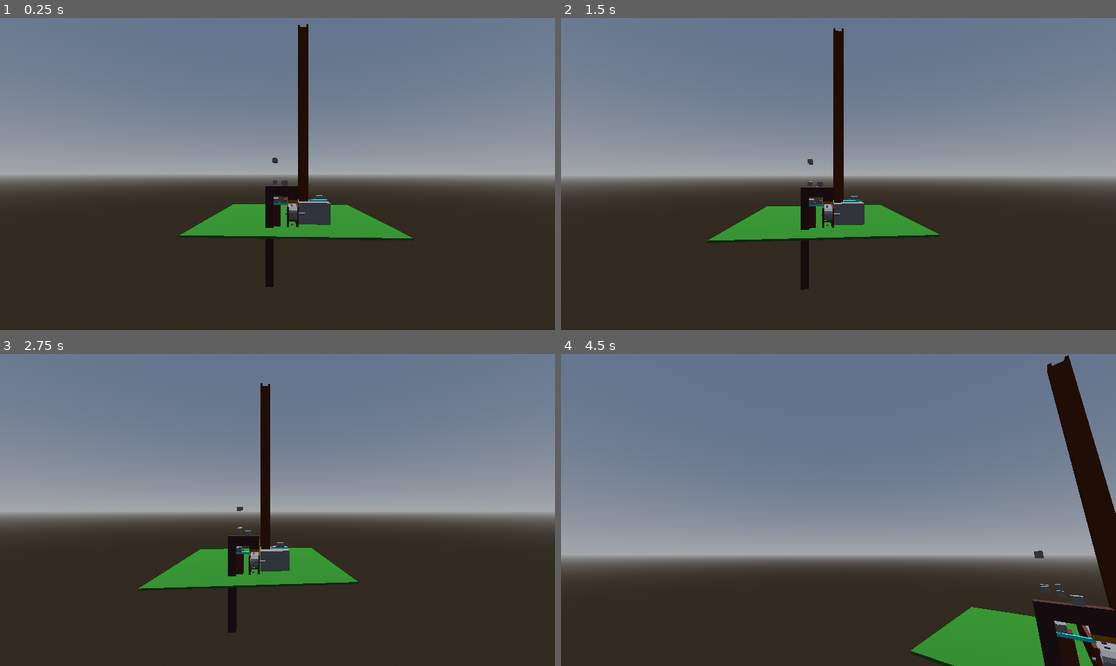
Above: before the commit, frames 1-4 (two rows, left to right).
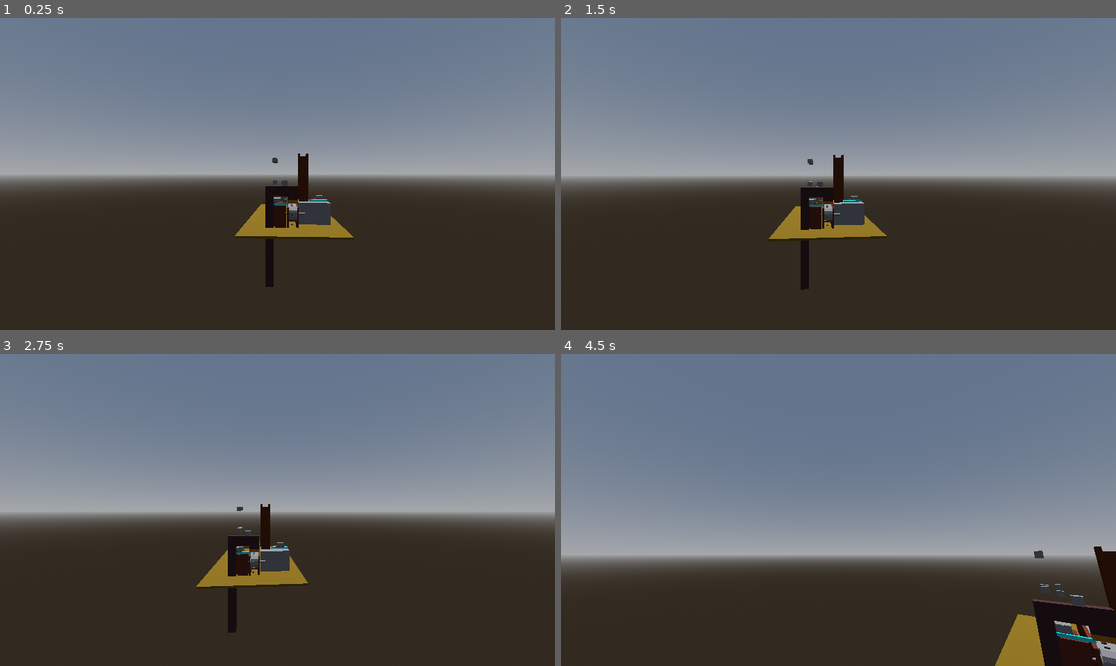
Above: after the commit, the same moments.

Repository: Garcia-IGC/maquina-de-turing
Game: Godot game, scene res://src/escenas/mapa.tscn
Two runs of this game, one before a commit and one after it. Both use one fixed random seed, a clock stepped at 60 frames per second and the inputs below.
Inputs (mouse positions are in pixels of both pictures, inside the frame that each line leads up to):
- Up to frame 1 (0.25 s): no input
- Up to frame 2 (1.5 s): tap Enter at 0.5 s; move the mouse to (866, 174) at 0.52 s; hold W 0.53-1.28 s; tap Alt at 0.6 s; click (866, 174) at 0.67 s; move the mouse to (727, 189) at 1.27 s; hold S from 1.28 s (still down); tap Shift at 1.35 s
- Up to frame 3 (2.75 s): tap Space at 2 s; move the mouse to (333, 441) at 2.02 s; release S at 2.03 s; hold D from 2.03 s (still down); hold E from 2.03 s (still down)
- Up to frame 4 (4.5 s): move the mouse to (810, 572) at 2.77 s; release D at 2.78 s; release E at 2.78 s; hold W 2.78-3.53 s; tap Q at 2.85 s; click (810, 572) at 2.92 s; move the mouse to (1005, 556) at 3.52 s; hold A 3.53-4.28 s; tap Alt at 3.6 s; move the mouse to (794, 506) at 4.27 s; hold W from 4.28 s (still down); tap Shift at 4.35 s

The runs differ from the first frame. In frame 1, 3.6% of the frame differs, in the area x 32-75%, y 2-72%; in frame 2, 3.6%; in frame 3, 3.7%; in frame 4, 6.6%, in the area x 62-100%, y 0-100%.

Commit message:
cambios minimos

Diff:
--- a/src/escenas/cajas_de_piezas.tscn
+++ b/src/escenas/cajas_de_piezas.tscn
@@ -13,7 +13,7 @@
 
 [sub_resource type="BoxMesh" id="BoxMesh_o67g8"]
 material = SubResource("StandardMaterial3D_mvoyr")
-size = Vector3(0.1, 5.4, 0.5)
+size = Vector3(0.1, 1.4, 0.5)
 
 [sub_resource type="StandardMaterial3D" id="StandardMaterial3D_t1gxc"]
 albedo_color = Color(0.40392157, 0.1764706, 0, 1)
@@ -56,61 +56,69 @@
 shape = SubResource("ConvexPolygonShape3D_20d3g")
 
 [node name="MeshInstance3D2" type="MeshInstance3D" parent="CajaRojas"]
-transform = Transform3D(1, 0, 0, 0, 1.7319958, 0, 0, 0, 1, -0.21252418, 4.742, -0.0313026)
+transform = Transform3D(1, 0, 0, 0, 1.7319958, 0, 0, 0, 1, -0.21252418, 1.2790226, -0.0313026)
 mesh = SubResource("BoxMesh_o67g8")
 skeleton = NodePath("")
 surface_material_override/0 = SubResource("StandardMaterial3D_t1gxc")
 
 [node name="StaticBody3D" type="StaticBody3D" parent="CajaRojas/MeshInstance3D2"]
+transform = Transform3D(1, 0, 0, 0, 1, 0, 0, 0, 1, 0, 2.0062575, 0)
 collision_layer = 3
 collision_mask = 3
 
 [node name="StaticBody3D2" type="StaticBody3D" parent="CajaRojas/MeshInstance3D2"]
+transform = Transform3D(1, 0, 0, 0, 1, 0, 0, 0, 1, 0, 2.0062575, 0)
 
 [node name="CollisionShape3D" type="CollisionShape3D" parent="CajaRojas/MeshInstance3D2/StaticBody3D2"]
 shape = SubResource("ConvexPolygonShape3D_y3wf7")
 
 [node name="MeshInstance3D6" type="MeshInstance3D" parent="CajaRojas"]
-transform = Transform3D(1, 0, 0, 0, 1.7319958, 0, 0, 0, 1, 0.2224428, 4.742, -0.017886817)
+transform = Transform3D(1, 0, 0, 0, 1.7319958, 0, 0, 0, 1, 0.2224428, 1.2790226, -0.017886817)
 mesh = SubResource("BoxMesh_o67g8")
 skeleton = NodePath("")
 surface_material_override/0 = SubResource("StandardMaterial3D_sri6a")
 
 [node name="StaticBody3D" type="StaticBody3D" parent="CajaRojas/MeshInstance3D6"]
+transform = Transform3D(1, 0, 0, 0, 1, 0, 0, 0, 1, 0, 2.0062575, 0)
 collision_layer = 3
 collision_mask = 3
 
 [node name="StaticBody3D2" type="StaticBody3D" parent="CajaRojas/MeshInstance3D6"]
+transform = Transform3D(1, 0, 0, 0, 1, 0, 0, 0, 1, 0, 2.0062575, 0)
 
 [node name="CollisionShape3D" type="CollisionShape3D" parent="CajaRojas/MeshInstance3D6/StaticBody3D2"]
 shape = SubResource("ConvexPolygonShape3D_o67g8")
 
 [node name="MeshInstance3D8" type="MeshInstance3D" parent="CajaRojas"]
-transform = Transform3D(-4.371139e-08, 0, 1, 0, 1.7319958, 0, -1, 0, -4.371139e-08, 0, 4.9, -0.238)
+transform = Transform3D(-4.371139e-08, 0, 1, 0, 1.7319958, 0, -1, 0, -4.371139e-08, 0, 1.4370226, -0.238)
 mesh = SubResource("BoxMesh_o67g8")
 skeleton = NodePath("")
 surface_material_override/0 = SubResource("StandardMaterial3D_y3wf7")
 
 [node name="StaticBody3D" type="StaticBody3D" parent="CajaRojas/MeshInstance3D8"]
+transform = Transform3D(1, 0, -3.5527137e-15, 0, 1, 0, 3.5527137e-15, 0, 1, 0, 2.0062575, 0)
 collision_layer = 3
 collision_mask = 3
 
 [node name="StaticBody3D2" type="StaticBody3D" parent="CajaRojas/MeshInstance3D8"]
+transform = Transform3D(1, 0, -3.5527137e-15, 0, 1, 0, 3.5527137e-15, 0, 1, 0, 2.0062575, 0)
 
 [node name="CollisionShape3D" type="CollisionShape3D" parent="CajaRojas/MeshInstance3D8/StaticBody3D2"]
 shape = SubResource("ConvexPolygonShape3D_780xe")
 
 [node name="MeshInstance3D7" type="MeshInstance3D" parent="CajaRojas"]
-transform = Transform3D(-4.3711385e-08, 0, 1, 0, 1.7319958, 0, -1, 0, -4.3711385e-08, 0, 4.9, 0.208)
+transform = Transform3D(-4.3711385e-08, 0, 1, 0, 1.7319958, 0, -1, 0, -4.3711385e-08, 0, 1.4370226, 0.208)
 mesh = SubResource("BoxMesh_o67g8")
 skeleton = NodePath("")
 surface_material_override/0 = SubResource("StandardMaterial3D_g0uy4")
 
 [node name="StaticBody3D" type="StaticBody3D" parent="CajaRojas/MeshInstance3D7"]
+transform = Transform3D(1, 0, -3.5527137e-15, 0, 1, 0, 3.5527137e-15, 0, 1, 0, 2.0062575, 0)
 collision_layer = 3
 collision_mask = 3
 
 [node name="StaticBody3D2" type="StaticBody3D" parent="CajaRojas/MeshInstance3D7"]
+transform = Transform3D(1, 0, -3.5527137e-15, 0, 1, 0, 3.5527137e-15, 0, 1, 0, 2.0062575, 0)
 
 [node name="CollisionShape3D" type="CollisionShape3D" parent="CajaRojas/MeshInstance3D7/StaticBody3D2"]
 shape = SubResource("ConvexPolygonShape3D_t1gxc")
--- a/src/escenas/cinta.tscn
+++ b/src/escenas/cinta.tscn
@@ -48,7 +48,7 @@
 
 [sub_resource type="BoxMesh" id="BoxMesh_ums1p"]
 material = SubResource("StandardMaterial3D_jc60o")
-size = Vector3(0.1, 0.985, 6)
+size = Vector3(0.1, 1, 6)
 
 [sub_resource type="BoxMesh" id="BoxMesh_qky5x"]
 size = Vector3(0.4, 0.185, 0.04)
@@ -166,7 +166,7 @@
 mesh = SubResource("BoxMesh_1ysks")
 
 [node name="Cobertura" type="MeshInstance3D" parent="."]
-transform = Transform3D(1, 0, 0, 0, 1, 0, 0, 0, 1, -0.234, -0.44736558, 32.938675)
+transform = Transform3D(1, 0, 0, 0, 1, 0, 0, 0, 1, -0.234, -0.47172153, 32.938675)
 mesh = SubResource("BoxMesh_ums1p")
 
 [node name="Cobertura" type="MeshInstance3D" parent="Cobertura"]
--- a/src/escenas/mapa.tscn
+++ b/src/escenas/mapa.tscn
@@ -159,7 +159,7 @@
 mesh = SubResource("BoxMesh_grw10")
 
 [node name="Servo2" type="MeshInstance3D" parent="Servomotores"]
-transform = Transform3D(-4.3711385e-08, 0, 0.99999994, 0, 1, 0, -0.99999994, 0, -4.3711385e-08, 0.8868433, 0.3340384, 3.040733)
+transform = Transform3D(-4.3711385e-08, 0, 0.99999994, 0, 1, 0, -0.99999994, 0, -4.3711385e-08, 0.7895442, 0.3340384, 3.040733)
 mesh = SubResource("BoxMesh_fuiq0")
 
 [node name="Cilindro" type="MeshInstance3D" parent="Servomotores/Servo2"]
@@ -173,3 +173,7 @@
 [node name="Apollo" type="MeshInstance3D" parent="Servomotores/Servo2"]
 transform = Transform3D(0.9999992, 0, -1.0658141e-14, 0, 1, 0, 1.0658141e-14, 0, 0.9999992, -0.059280396, -0.74772036, -4.7683716e-07)
 mesh = SubResource("BoxMesh_grw10")
+
+[node name="Apollo" type="MeshInstance3D" parent="Servomotores/Servo2/Apollo"]
+transform = Transform3D(0.9999992, 0, -3.5527137e-14, 0, 1, 0, 3.5527137e-14, 0, 0.9999992, 0.19085884, -0.124660045, -0.17705584)
+mesh = SubResource("BoxMesh_grw10")
--- a/src/escenas/suelo.tscn
+++ b/src/escenas/suelo.tscn
@@ -1,22 +1,13 @@
-[gd_scene load_steps=4 format=3 uid="uid://4u1mf1heecx3"]
+[gd_scene load_steps=3 format=3 uid="uid://4u1mf1heecx3"]
 
 [sub_resource type="StandardMaterial3D" id="StandardMaterial3D_mbbqy"]
-albedo_color = Color(0.13725491, 0.4862745, 0.105882354, 1)
+albedo_color = Color(0.5005765, 0.3896906, 0, 1)
 
 [sub_resource type="BoxMesh" id="BoxMesh_mbbqy"]
 material = SubResource("StandardMaterial3D_mbbqy")
-size = Vector3(10, 0.1, 9.22)
-
-[sub_resource type="BoxShape3D" id="BoxShape3D_4mjuu"]
-size = Vector3(10, 0.1, 10)
+size = Vector3(5.11, 0.1, 9.22)
 
 [node name="Suelo" type="Node3D"]
 
 [node name="MeshInstance3D" type="MeshInstance3D" parent="."]
 mesh = SubResource("BoxMesh_mbbqy")
-
-[node name="StaticBody3D" type="StaticBody3D" parent="."]
-
-[node name="CollisionShape3D" type="CollisionShape3D" parent="StaticBody3D"]
-transform = Transform3D(1, 0, 0, 0, 1, 0, 0, 0, 1, 28.629211, 0, 0)
-shape = SubResource("BoxShape3D_4mjuu")
